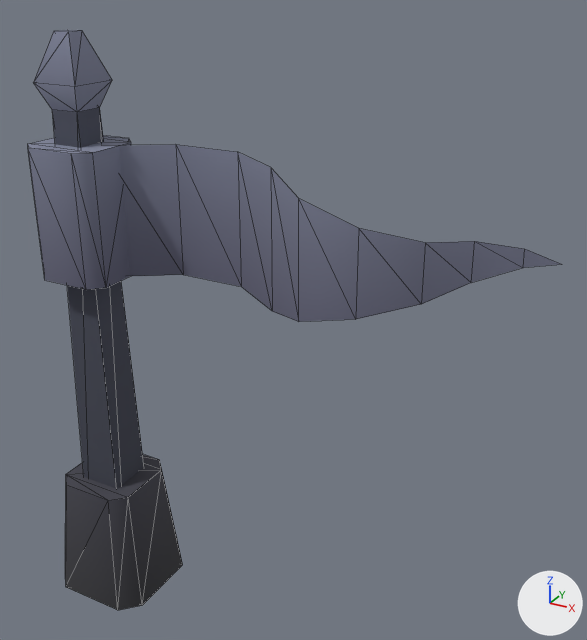
What one commit did to the glTF model data/meshes/flag-pennant.glb.
Before and after are seen from a 50 mm camera at (1.9, -2.0, 2.29) aimed at (0.68, 0.22, 1.18). The axes (+X, +Y, +Z) are drawn at lower right. The lights are the same throughout. The picture after the commit comes second. Mesh edges are drawn as thin lines. Vertices at exactly the same position are counted once.

Names of what the first picture shows: 'flag-pennant'.
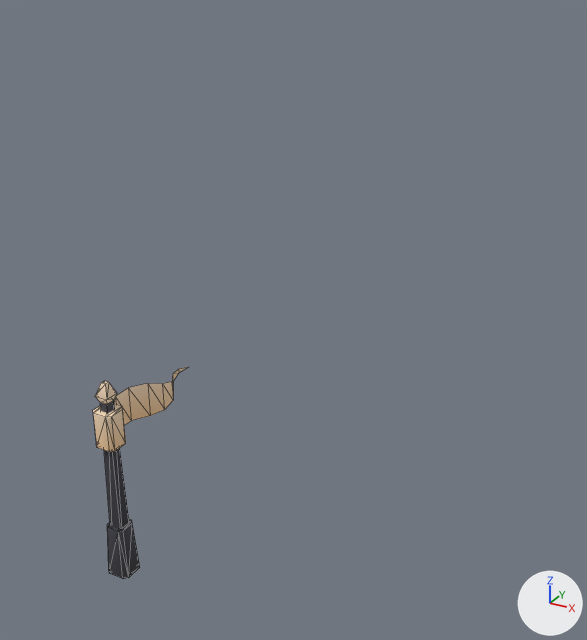
Boxes (x1, y1, x2, y2) around the edits, measured in the pictures (587 x 640 px; the box of a moved part takes in the faces that stretch with it):
'flag-pennant', reshaped (82% narrower, 63% shorter): before (28, 30, 561, 610); after (93, 367, 188, 579)
part 1 of me_flag_pennant, moved or reshaped: before (33, 30, 144, 489); after (95, 381, 129, 530)
part 2 of me_flag_pennant, moved or reshaped: before (65, 454, 183, 610); after (93, 404, 126, 452)
part 3 of me_flag_pennant, added (beige): after (114, 367, 188, 425)
part 4 of me_flag_pennant, added: after (107, 519, 140, 579)
part 5 of me_flag_pennant, deleted (blue): before (119, 144, 561, 322)
part 6 of me_flag_pennant, deleted: before (28, 135, 131, 290)

Diff of the bpy script that builds the scene:
```diff
--- a/data/meshes/flag-pennant.glb.py
+++ b/data/meshes/flag-pennant.glb.py
@@ me_flag_pennant @@
 # used by ob_flag_pennant; location = (0.0, 0.0, 0.0)
-me_flag_pennant.from_pydata(...)  # 67 vertices, 101 faces; spans x -0.2..1.56, y -0.2..0.2, z 0.0..2.1
+me_flag_pennant.from_pydata(...)  # 67 vertices, 101 faces; spans x -0.05..0.05, y -0.05..0.52, z 0.0..0.87
+# me_flag_pennant part 1: the loose piece of 16 vertices spanning x -0.09..0.09, y -0.09..0.09, z 0.0..2.1 is scaled about the mesh origin by (0.333, 0.333, 0.417)
+# me_flag_pennant part 2: the loose piece of 16 vertices spanning x -0.2..0.2, y -0.2..0.2, z 0.0..0.47 is scaled about its middle by (0.257, 0.257, 0.317), then moved by (0.0, 0.0, 0.44)
+# me_flag_pennant part 3: a new loose piece of 19 vertices spanning x -0.04..0.04, y 0.03..0.52, z 0.6..0.75, in mat_colormap
+# me_flag_pennant part 4: a new loose piece of 16 vertices spanning x -0.05..0.05, y -0.05..0.05, z 0.0..0.23, in mat_colormap
+# me_flag_pennant part 5: the loose piece of 19 vertices spanning x 0.09..1.56, y -0.11..0.13, z 1.3..1.75 is deleted
+# me_flag_pennant part 6: the loose piece of 16 vertices spanning x -0.14..0.14, y -0.14..0.14, z 1.3..1.75 is deleted
 me_flag_pennant.materials.append(mat_colormap)
```
